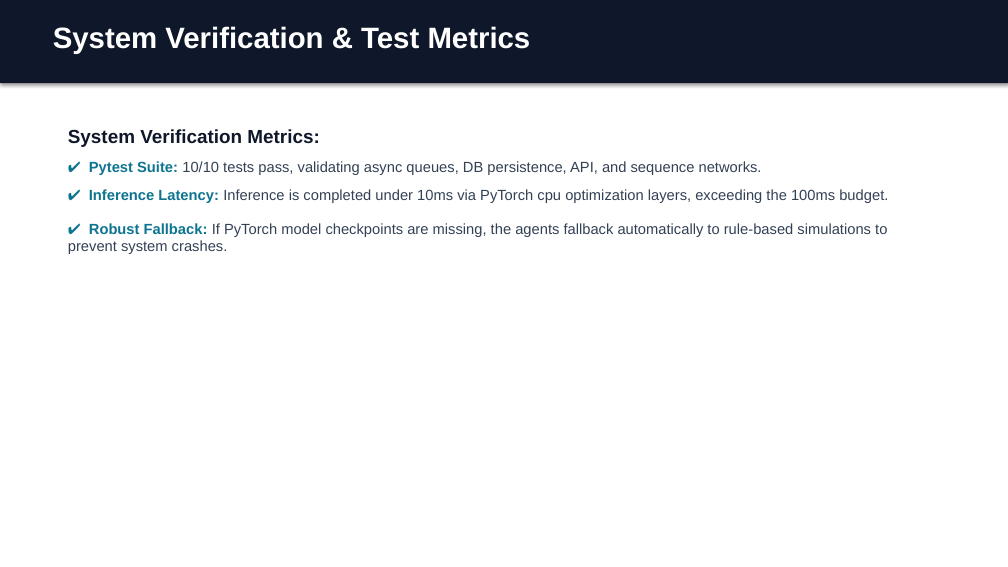
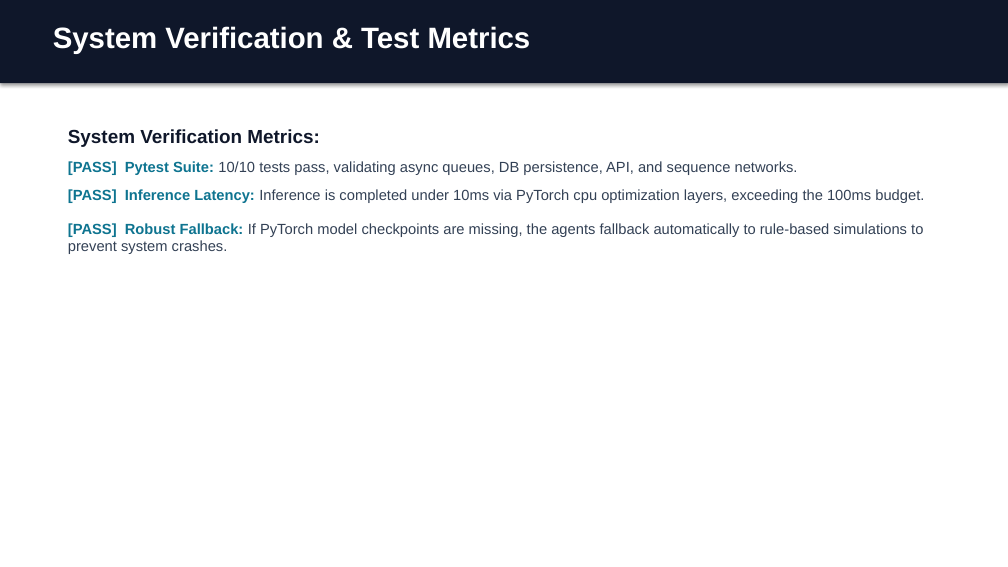
Before and after one commit to jatin1512206/guardian-ai, a slide deck: slide 9 of guardian_ai_presentation.pptx. Drawn at 1008x567 pixels with LibreOffice and Linux fonts; fonts in the diff are those of the drawing. Boxes give left, top, right and bottom in pixels: in the first picture for what was removed or moved away, otherwise in the second. Text is boxed around its words. In the diff, an @@ line names an element or a change of style, - is before the commit and + after.

```diff
--- a/guardian_ai_presentation.pptx
+++ b/guardian_ai_presentation.pptx
@@ text at bbox=[68, 161, 924, 254]: text changed @@
-✔ Pytest Suite: 10/10 tests pass, validating async queues, DB persistence, API, and sequence networks.
-✔ Inference Latency: Inference is completed under 10ms via PyTorch cpu optimization layers, exceeding the 100ms budget.
-✔ Robust Fallback: If PyTorch model checkpoints are missing, the agents fallback automatically to rule-based simulations to prevent system crashes.
+[PASS] Pytest Suite: 10/10 tests pass, validating async queues, DB persistence, API, and sequence networks.
+[PASS] Inference Latency: Inference is completed under 10ms via PyTorch cpu optimization layers, exceeding the 100ms budget.
+[PASS] Robust Fallback: If PyTorch model checkpoints are missing, the agents fallback automatically to rule-based simulations to prevent system crashes.
```
Also in this commit, not shown: 8 other slides changed, 1 other file.
